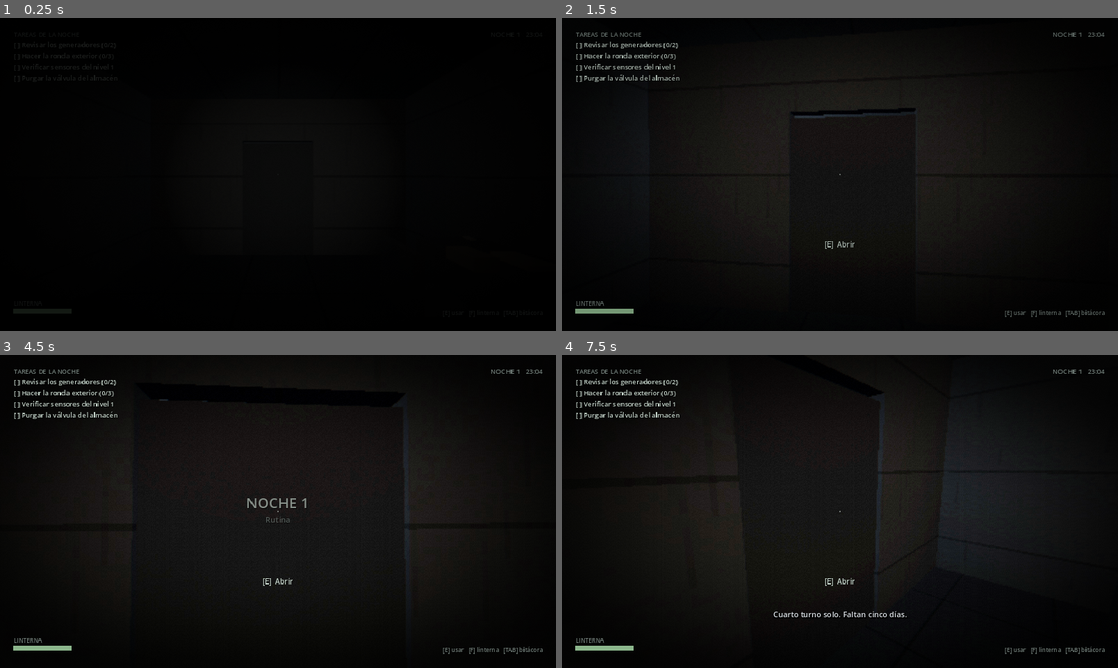
Above: before the commit, frames 1-4 (two rows, left to right).
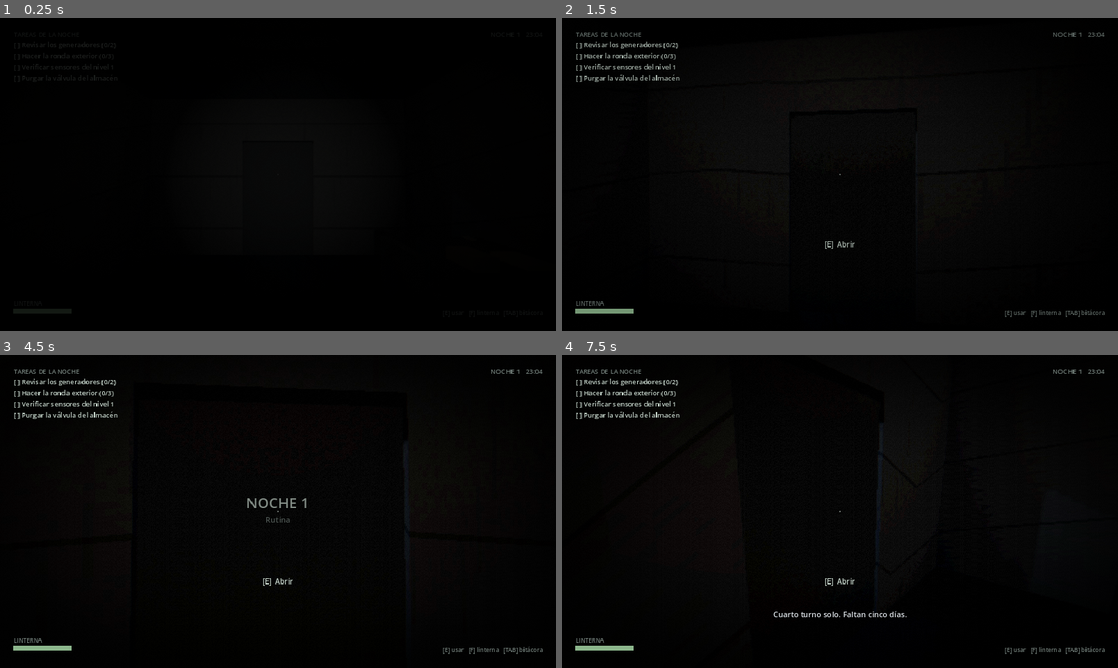
Above: after the commit, the same moments.

Repository: avanzadigital4-a11y/La-Guardia
Game: Godot game, scene res://scenes/main.tscn
Two runs of this game, one before a commit and one after it. Both use one fixed random seed, a clock stepped at 60 frames per second and the inputs below. This scene is started directly instead of the project's main scene.
Inputs (mouse positions are in pixels of both pictures, inside the frame that each line leads up to):
- Up to frame 1 (0.25 s): no input
- Up to frame 2 (1.5 s): tap Enter at 0.5 s; move the mouse to (867, 174) at 0.52 s; hold F (flashlight) 0.53-1.28 s; hold W (move_forward) from 0.53 s (still down); move the mouse to (812, 174) at 1.27 s; tap E (interact) at 1.35 s
- Up to frame 3 (4.5 s): move the mouse to (289, 505) at 2.02 s; hold Tab (logbook) 2.03-2.78 s; move the mouse to (250, 574) at 2.77 s; tap Shift (sprint) at 2.85 s; tap Space at 3.5 s; move the mouse to (444, 558) at 3.52 s; release W (move_forward) at 3.53 s; hold F (flashlight) 3.53-4.28 s; hold A (move_left) from 3.53 s (still down); tap Enter at 4.25 s; move the mouse to (111, 464) at 4.27 s; tap E (interact) at 4.35 s
- Up to frame 4 (7.5 s): move the mouse to (845, 511) at 5.02 s; release A (move_left) at 5.03 s; hold W (move_forward) 5.03-5.78 s; hold Tab (logbook) 5.03-5.78 s; tap Space at 5.75, 7.25 s; move the mouse to (756, 433) at 5.77 s; hold D (move_right) 5.78-6.53 s; tap Shift (sprint) at 5.85 s; tap Enter at 6.5 s; move the mouse to (962, 495) at 6.52 s; hold W (move_forward) 6.53-7.28 s; hold F (flashlight) 6.53-7.28 s; move the mouse to (728, 527) at 7.27 s; hold D (move_right) from 7.28 s (still down); tap E (interact) at 7.35 s

The runs differ from the first frame. In frame 2, 0.2% of the frame differs, in the area x 33-74%, y 28-50%; in frame 3, 0.3%; in frame 4, 3.9%, in the area x 25-82%, y 12-70%.

Commit message:
Luz y sombra, silueta, y mapeo afin: las tres capas de arte que faltaban
Las texturas eran una de cuatro capas, y no la que mas pesa. Faltaban tres.

LUZ Y SOMBRA. Era el problema de fondo: ninguna de las catorce luces de la
estacion proyectaba sombra, y ademas Build.box apagaba el proyectado en cada
malla, asi que no habia nada que la proyectara tampoco. La estacion entera
era transparente a la luz y cada sala quedaba banada pareja. En terror eso es
el problema entero: no habia oscuridad, habia penumbra uniforme.

Ahora hay sombras con presupuesto (scripts/world/shadow_budget.gd): las tres
luces mas cercanas proyectan, que son las unicas cuya sombra se distingue, y
el resto solo ilumina. Prender catorce mapas cubicos no era opcion con el
objetivo de gama baja. La luz ambiente bajo de 0.55 a 0.10 y la atenuacion
subio de 0.9 a 1.6, asi que la luz forma charcos.

Esto es distinto del presupuesto de luces que probe y descarte hace unas
horas. Aquel apagaba luces buscando FPS y no daba mejora medible; tire bien.
Este reparte sombras y el motivo es estetico. Mismo mecanismo, motivo
distinto.

SILUETA. Canos a lo largo del pasillo y del B2, bandejas de cable,
abrazaderas y rejillas de ventilacion. No son props en el sentido del
documento, que limita props unicos por habitacion para acotar el modelado:
son arquitectura, todas cajas del mismo primitivo, sin un asset nuevo. Una
sala que es una caja vacia se lee como una caja vacia por buena que sea la
textura. Y ahora que hay sombras trabajan doble: un cano cruzado sobre una
lampara raya el piso.

MAPEO AFIN. La otra mitad de la firma PS1. La consola no corregia la
perspectiva al interpolar coordenadas de textura y por eso se retuercen al
mirar en diagonal. El temblor de vertices ya estaba; esto es lo que faltaba
para que se lea PS1 y no low-poly moderno. Se mezcla con la coordenada
correcta en vez de usar la afin pura, porque a distancia la deformacion se
vuelve ruido.

COSTO, medido con A/B pareado, que es lo unico que vale:

  sin sombras            42.6 FPS promedio, 36 en percentil 1%
  con sombras            33.6                26
  + atlas 1024 y duro    36.2                29.5

Achicar el atlas de sombras recupero un tercio del costo y ademas mejora el
look: mas duras y escalonadas es lo que pide la estetica.

Con una advertencia honesta que queda escrita en el README: llvmpipe
rasteriza en CPU y penaliza el relleno de los mapas de sombra mucho mas que
una GPU real. Es probable que en hardware de verdad cueste bastante menos, y
no se sabe hasta medirlo en la maquina objetivo. Es la razon mas concreta que
hay hoy para hacer esa medicion.

Mientras tanto, las sombras se apagan desde Opciones, que es lo que
corresponde cuando algo es lo mas caro del cuadro y el objetivo es gama baja.

Co-Authored-By: Claude Opus 5 <noreply@anthropic.com>
Claude-Session: https://claude.ai/code/session_01EtUuoFvgs651BzuiXi9gJU

Diff:
--- a/project.godot
+++ b/project.godot
@@ -88,6 +88,9 @@
 
 [rendering]
 
+lights_and_shadows/positional_shadow/atlas_size=1024
+lights_and_shadows/positional_shadow/atlas_16_bits=true
+
 renderer/rendering_method="gl_compatibility"
 renderer/rendering_method.mobile="gl_compatibility"
 textures/canvas_textures/default_texture_filter=0
@@ -96,4 +99,5 @@
 anti_aliasing/quality/msaa_3d=0
 anti_aliasing/quality/screen_space_aa=0
 lights_and_shadows/directional_shadow/soft_shadow_filter_quality=0
+lights_and_shadows/positional_shadow/soft_shadow_filter_quality=0
 environment/defaults/default_clear_color=Color(0.04, 0.045, 0.06, 1)
--- a/scripts/autoload/settings.gd
+++ b/scripts/autoload/settings.gd
@@ -8,6 +8,7 @@
 var mouse_sensitivity := 1.0     # multiplicador
 var master_volume := 0.8         # 0..1
 var ps1_effects := true          # grano, scanlines, vineta
+var shadows := true              # sombras: lo mas caro del cuadro
 var pixelation := 0.55           # escala interna del viewport 3D
 var fullscreen := false
 var invert_y := false
@@ -87,6 +88,7 @@
 	cfg.set_value("juego", "mouse_sensitivity", mouse_sensitivity)
 	cfg.set_value("juego", "master_volume", master_volume)
 	cfg.set_value("juego", "ps1_effects", ps1_effects)
+	cfg.set_value("juego", "shadows", shadows)
 	cfg.set_value("juego", "pixelation", pixelation)
 	cfg.set_value("juego", "fullscreen", fullscreen)
 	cfg.set_value("juego", "invert_y", invert_y)
@@ -104,6 +106,7 @@
 	mouse_sensitivity = float(cfg.get_value("juego", "mouse_sensitivity", mouse_sensitivity))
 	master_volume = float(cfg.get_value("juego", "master_volume", master_volume))
 	ps1_effects = bool(cfg.get_value("juego", "ps1_effects", ps1_effects))
+	shadows = bool(cfg.get_value("juego", "shadows", shadows))
 	pixelation = float(cfg.get_value("juego", "pixelation", pixelation))
 	fullscreen = bool(cfg.get_value("juego", "fullscreen", fullscreen))
 	invert_y = bool(cfg.get_value("juego", "invert_y", invert_y))
--- a/scripts/main.gd
+++ b/scripts/main.gd
@@ -15,6 +15,7 @@
 var world_env: WorldEnvironment
 var post_material: ShaderMaterial
 var blackout: Blackout
+var shadows: ShadowBudget
 
 
 func _ready() -> void:
@@ -29,6 +30,11 @@
 	add_child(director)
 	director.setup(station, player, fade, world_env)
 
+	shadows = ShadowBudget.new()
+	shadows.name = "PresupuestoDeSombras"
+	add_child(shadows)
+	shadows.setup(station.all_lights, player)
+
 	blackout = Blackout.new()
 	blackout.name = "Apagon"
 	add_child(blackout)
@@ -46,7 +52,10 @@
 	e.background_color = Color(0.02, 0.025, 0.03)
 	e.ambient_light_source = Environment.AMBIENT_SOURCE_COLOR
 	e.ambient_light_color = Color(0.16, 0.18, 0.22)
-	e.ambient_light_energy = 0.55
+	# Ambiente casi nulo. Con 0.55 no habia sombra posible: la luz de relleno
+	# levantaba todos los rincones y la estacion quedaba pareja. Lo que se ve
+	# ahora lo tiene que poner una lampara o la linterna.
+	e.ambient_light_energy = 0.10
 	e.fog_enabled = true
 	e.fog_light_color = Color(0.10, 0.11, 0.13)
 	e.fog_density = 0.04
--- a/scripts/ui/options_panel.gd
+++ b/scripts/ui/options_panel.gd
@@ -29,6 +29,8 @@
 		func(v): Settings.pixelation = v)
 	_check(left, "Efectos PS1 (grano, scanlines, viñeta)", Settings.ps1_effects,
 		func(v): Settings.ps1_effects = v)
+	_check(left, "Sombras (lo más caro: apagalas si va lento)", Settings.shadows,
+		func(v): Settings.shadows = v)
 	_check(left, "Pantalla completa", Settings.fullscreen,
 		func(v): Settings.fullscreen = v)
 	_check(left, "Invertir eje Y", Settings.invert_y,
--- a/scripts/world/build.gd
+++ b/scripts/world/build.gd
@@ -69,7 +69,12 @@
 	_mat_cache.clear()
 
 
-static func box(parent: Node, name: String, size: Vector3, pos: Vector3, mat: Material, collide := true) -> MeshInstance3D:
+## `shadow`: si la caja proyecta sombra. Por defecto si. Hasta ahora estaba
+## apagado en todas, asi que aunque una luz tuviera sombra no habia nada que
+## la proyectara: la estacion entera era geometria transparente a la luz.
+## Se apaga en lo que no conviene que la proyecte (carteles, detalle fino que
+## solo agregaria ruido al mapa de sombras).
+static func box(parent: Node, name: String, size: Vector3, pos: Vector3, mat: Material, collide := true, shadow := true) -> MeshInstance3D:
 	var mesh := BoxMesh.new()
 	mesh.size = size
 	var mi := MeshInstance3D.new()
@@ -77,7 +82,7 @@
 	mi.mesh = mesh
 	mi.material_override = mat
 	mi.position = pos
-	mi.cast_shadow = GeometryInstance3D.SHADOW_CASTING_SETTING_OFF
+	mi.cast_shadow = GeometryInstance3D.SHADOW_CASTING_SETTING_ON if shadow else GeometryInstance3D.SHADOW_CASTING_SETTING_OFF
 	parent.add_child(mi)
 	if collide:
 		var body := StaticBody3D.new()
@@ -174,15 +179,32 @@
 	return holder
 
 
+## Todas las luces creadas al armar la estacion, para que el presupuesto de
+## sombras las conozca a todas y no solo a las de sala.
+static var created: Array[OmniLight3D] = []
+
+
 static func light(parent: Node, pos: Vector3, color: Color, energy: float, range_m := 9.0) -> OmniLight3D:
 	var l := OmniLight3D.new()
 	l.position = pos
 	l.light_color = color
 	l.light_energy = energy
 	l.omni_range = range_m
-	l.omni_attenuation = 0.9
+	# Atenuacion mas marcada: la luz cae rapido y se forma un charco en vez de
+	# banar la sala entera. Es la mitad de lo que hace que haya oscuridad.
+	l.omni_attenuation = 1.6
+	# La sombra la enciende el presupuesto, segun donde este el jugador.
 	l.shadow_enabled = false
+	l.shadow_bias = 0.04
+	l.shadow_normal_bias = 1.4
+	# Sombra de baja resolucion a proposito: dura, con el borde escalonado.
+	# Es la estetica, y ademas es lo barato.
+	l.shadow_blur = 0.0
+	l.distance_fade_enabled = true
+	l.distance_fade_begin = 22.0
+	l.distance_fade_length = 6.0
 	parent.add_child(l)
+	created.append(l)
 	return l
 
 
--- /dev/null
+++ b/scripts/world/shadow_budget.gd
@@ -0,0 +1,97 @@
+# -*- coding: utf-8 -*-
+class_name ShadowBudget
+extends Node
+## Presupuesto de sombras: solo las luces mas cercanas al jugador proyectan.
+##
+## Por que existe. Hasta ahora ninguna luz de la estacion tenia sombra
+## (`shadow_enabled = false` en las catorce), asi que cada sala quedaba banada
+## de luz pareja, sin oclusion. En terror eso es el problema entero: no habia
+## oscuridad, habia penumbra uniforme. Ninguna textura arregla eso.
+##
+## Pero prender sombra en catorce luces omni no se puede: cada una es un mapa
+## cubico, seis caras, y el objetivo es hardware de gama baja. La salida es que
+## la sombra sea un recurso escaso: la proyectan las dos o tres luces mas
+## cercanas, que son las unicas cuya sombra el jugador puede ver de todos
+## modos, y el resto solo ilumina.
+##
+## Esto es distinto del presupuesto de luces que se probo y se descarto antes.
+## Aquel apagaba luces enteras buscando FPS y no daba ninguna mejora medible.
+## Este no apaga nada: reparte sombras, y el motivo es estetico. Que ademas
+## acota el costo es una consecuencia, no la razon.
+
+## Cuantas luces proyectan sombra al mismo tiempo.
+const MAXIMO := 3
+## Mas alla de esta distancia no vale la pena: la sombra no se distingue.
+const ALCANCE := 14.0
+const INTERVALO := 0.25
+
+var lights: Array[OmniLight3D] = []
+var player: Node3D
+var enabled := true
+
+var _t := 0.0
+
+
+func setup(p_lights: Array[OmniLight3D], p_player: Node3D) -> void:
+	lights = p_lights
+	player = p_player
+	Settings.changed.connect(_on_settings)
+	_on_settings()
+
+
+## Las sombras son lo mas caro del cuadro, y el objetivo es hardware de gama
+## baja: tienen que poder apagarse sin tocar nada mas.
+func _on_settings() -> void:
+	set_enabled(Settings.shadows)
+
+
+func _process(delta: float) -> void:
+	if not enabled or player == null:
+		return
+	_t -= delta
+	if _t > 0.0:
+		return
+	_t = INTERVALO
+	_apply()
+
+
+func _apply() -> void:
+	if player == null or not is_instance_valid(player):
+		return
+	var pos := player.global_position
+	var cerca: Array = []
+	for l in lights:
+		if not is_instance_valid(l):
+			continue
+		# Una luz apagada (por una anomalia, o por la noche) no tiene por que
+		# gastar un mapa de sombras.
+		if not l.visible or l.light_energy <= 0.01:
+			l.shadow_enabled = false
+			continue
+		var d := l.global_position.distance_to(pos)
+		if d > ALCANCE:
+			l.shadow_enabled = false
+		else:
+			cerca.append({"luz": l, "d": d})
+	cerca.sort_custom(func(a, b): return a["d"] < b["d"])
+	for i in cerca.size():
+		cerca[i]["luz"].shadow_enabled = i < MAXIMO
+
+
+## Para medir el A/B: apaga todas las sombras, como estaba antes.
+func set_enabled(on: bool) -> void:
+	enabled = on
+	if on:
+		_apply()
+		return
+	for l in lights:
+		if is_instance_valid(l):
+			l.shadow_enabled = false
+
+
+func casting_count() -> int:
+	var n := 0
+	for l in lights:
+		if is_instance_valid(l) and l.shadow_enabled:
+			n += 1
+	return n
--- a/scripts/world/station_builder.gd
+++ b/scripts/world/station_builder.gd
@@ -36,7 +36,8 @@
 var pickups: Array[BatteryPickup] = []
 var objects := {}        # nodos que una anomalia puede mover u ocultar
 var room_lights := {}    # sala -> luz de techo
-var lights: Array[OmniLight3D] = []
+var lights: Array[OmniLight3D] = []        # las de sala: su energia la maneja la noche
+var all_lights: Array[OmniLight3D] = []    # todas, para el presupuesto de sombras
 var wall_meshes: Array[MeshInstance3D] = []
 var south_section: Node3D
 var south_wall: Node3D
@@ -51,6 +52,7 @@
 
 
 func build(tint: Color) -> void:
+	Build.created.clear()
 	_mat_wall = Build.surface(tint, 0.0, 0.8, "chapa")
 	_mat_floor = Build.surface(tint.darkened(0.45), 0.0, 0.8, "piso")
 	_mat_metal = Build.surface(Color(0.22, 0.24, 0.26), 0.0, 0.8, "metal")
@@ -71,7 +73,10 @@
 	_build_radio_logs()
 	_build_inspectables()
 	_build_recuento()
+	_build_detalle()
 	_build_watchers()
+
+	all_lights = Build.created.duplicate()
 
 
 func _mesh_room(name: String, rect: Rect2, openings: Dictionary, ceiling := true) -> Node3D:
@@ -620,6 +625,62 @@
 	points["sin_b2"] = vacio
 
 
+## Silueta: canos, bandejas de cable y rejillas de ventilacion.
+##
+## No son props en el sentido del documento de diseno (que limita a 2-3 props
+## unicos por habitacion para acotar el trabajo de modelado): son arquitectura,
+## todas cajas del mismo primitivo, sin un solo asset nuevo. Estan por una
+## razon concreta: una sala que es una caja vacia se lee como una caja vacia,
+## por buena que sea la textura. Lo que da lectura de "estacion" es que la
+## linea del techo se rompa y que haya cosas que tapen la luz.
+##
+## Ahora que las luces proyectan sombra, esto ademas trabaja doble: un cano
+## cruzado sobre una lampara raya el piso.
+func _build_detalle() -> void:
+	var mat := _mat_metal
+	var r: Rect2 = ROOMS["pasillo"]
+
+	# Dos canos corriendo a lo largo del pasillo, a distinta altura.
+	_cano_z(mat, -0.95, 2.62, r.position.y, r.end.y, 0.13)
+	_cano_z(mat, 0.85, 2.44, r.position.y, r.end.y, 0.09)
+	# Bandeja de cables pegada a la pared oeste.
+	Build.box(self, "BandejaPasillo", Vector3(0.22, 0.06, r.size.y - 0.4),
+		Vector3(-1.32, 2.18, r.get_center().y), mat)
+	# Abrazaderas cada tanto: rompen la linea continua del cano.
+	var z := r.position.y + 1.5
+	while z < r.end.y:
+		Build.box(self, "Abrazadera", Vector3(0.3, 0.16, 0.1), Vector3(-0.95, 2.74, z), mat, false)
+		z += 3.1
+
+	# Conductos de ventilacion en las cuatro salas de la superficie, contra la
+	# pared del fondo y a la altura de la cabeza.
+	for id in ["sala de control", "sala de generador", "dormitorio", "almacen"]:
+		var s: Rect2 = ROOMS[id]
+		var oeste: bool = s.get_center().x < 0.0
+		var x: float = s.position.x + 0.28 if oeste else s.end.x - 0.28
+		_cano_z(mat, x, 2.55, s.position.y + 0.3, s.end.y - 0.3, 0.16)
+		# Rejilla de ventilacion en el extremo.
+		Build.box(self, "Rejilla_%s" % id, Vector3(0.1, 0.42, 0.62),
+			Vector3(x, 2.05, s.position.y + 0.9), Build.surface(Color(0.16, 0.17, 0.18), 0.0, 0.8, "rejilla"))
+
+	# El B2 es nivel de bombas: canos mas gruesos y mas bajos, que obligan a
+	# agacharse con la mirada.
+	for id in ["b2 pasillo", "b2 bombas", "b2 archivo", "b2 fondo"]:
+		var s2: Rect2 = ROOMS[id]
+		_cano_z(mat, s2.get_center().x - 0.7, B2_Y + 2.30, s2.position.y + 0.2, s2.end.y - 0.2, 0.2, subnivel_section)
+		_cano_z(mat, s2.get_center().x + 0.7, B2_Y + 2.46, s2.position.y + 0.2, s2.end.y - 0.2, 0.14, subnivel_section)
+
+
+## Un cano recto corriendo sobre el eje Z.
+func _cano_z(mat: Material, x: float, y: float, z0: float, z1: float, grosor: float,
+		parent: Node3D = null) -> void:
+	var largo := absf(z1 - z0)
+	if largo <= 0.2:
+		return
+	Build.box(parent if parent != null else self, "Cano",
+		Vector3(grosor, grosor, largo), Vector3(x, y, (z0 + z1) * 0.5), mat)
+
+
 func _build_watchers() -> void:
 	for id in ["dormitorio", "sala de control", "sala de generador", "almacen", "patio"]:
 		var w := RoomWatcher.new()
--- a/shaders/ps1_surface.gdshader
+++ b/shaders/ps1_surface.gdshader
@@ -11,6 +11,12 @@
 uniform bool use_tex = false;
 // Cuantas veces se repite la textura por metro de mundo.
 uniform float tex_scale = 0.5;
+// Deformacion afin: la otra mitad de la firma PS1. La consola no corregia la
+// perspectiva al interpolar coordenadas de textura, y por eso las texturas se
+// retuercen al mirar una superficie en diagonal. El temblor de vertices ya
+// estaba; esto es lo que faltaba para que se lea como PS1 y no como low-poly
+// moderno. En 0 queda la interpolacion correcta de hoy.
+uniform float affine_strength : hint_range(0.0, 1.0) = 0.85;
 uniform vec2 snap_resolution = vec2(160.0, 120.0);
 uniform float snap_strength : hint_range(0.0, 1.0) = 0.8;
 uniform float emission_amount : hint_range(0.0, 4.0) = 0.0;
@@ -20,6 +26,11 @@
 // junto con la geometria y marea.
 varying vec3 mundo_pos;
 varying vec3 mundo_nrm;
+// El truco: se multiplica por W en el vertice y se divide por el W
+// interpolado en el fragmento. Como el varying tambien viaja con correccion
+// de perspectiva, la division la cancela y queda interpolacion afin.
+varying vec3 afin_pos;
+varying float afin_w;
 
 void vertex() {
 	mundo_pos = (MODEL_MATRIX * vec4(VERTEX, 1.0)).xyz;
@@ -29,6 +40,8 @@
 	NORMAL = normalize((MODELVIEW_MATRIX * vec4(NORMAL, 0.0)).xyz);
 
 	vec4 clip = PROJECTION_MATRIX * vec4(VERTEX, 1.0);
+	afin_w = max(clip.w, 0.0001);
+	afin_pos = mundo_pos * afin_w;
 	if (clip.w > 0.0) {
 		vec3 ndc = clip.xyz / clip.w;
 		vec2 snapped = round(ndc.xy * snap_resolution) / snap_resolution;
@@ -55,7 +68,10 @@
 void fragment() {
 	vec3 color = albedo_color;
 	if (use_tex) {
-		color *= mancha(mundo_pos, normalize(mundo_nrm));
+		// Entre la coordenada correcta y la afin. Se mezcla en vez de usar la
+		// afin pura porque a distancia la deformacion se vuelve ruido.
+		vec3 p = mix(mundo_pos, afin_pos / afin_w, affine_strength);
+		color *= mancha(p, normalize(mundo_nrm));
 	}
 	ALBEDO = color;
 	ROUGHNESS = 1.0;
Not shown, changed: README.md
